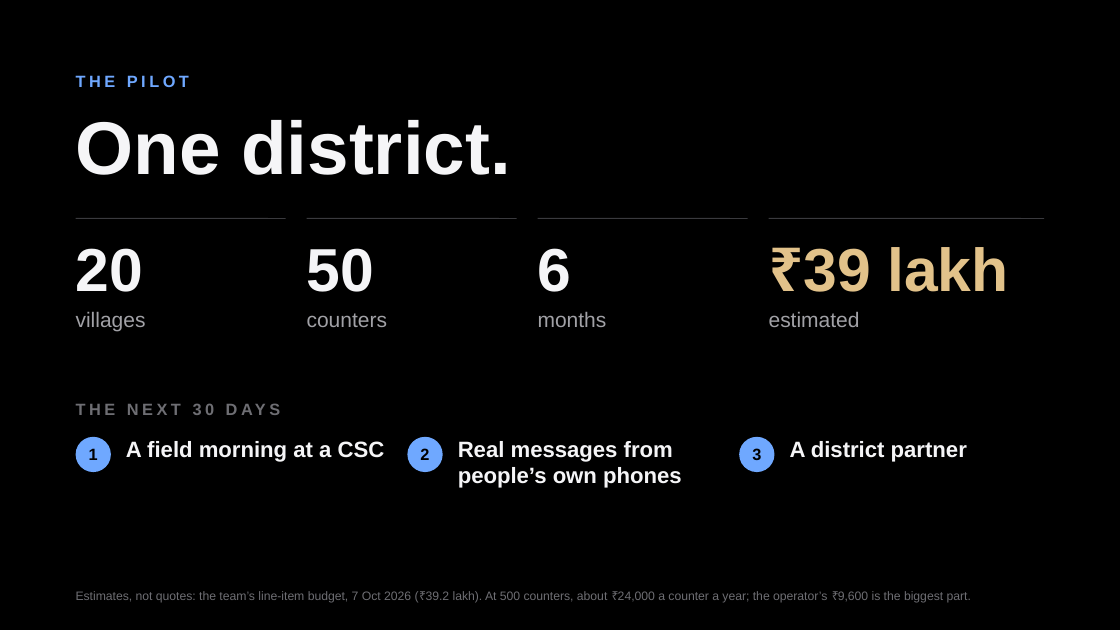
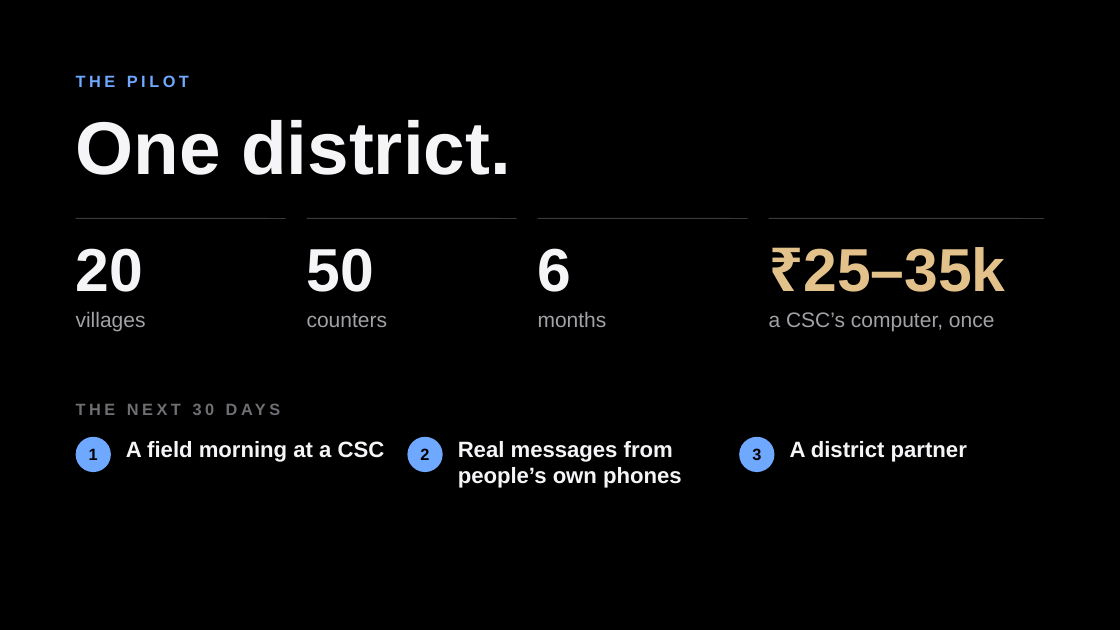
Before and after one commit to ishmiit/Sahayak, a slide deck: slide 10 of docs/deck/Sahayak_Keynote_v5.pptx. Drawn at 1120x630 pixels with LibreOffice and Linux fonts; fonts in the diff are those of the drawing. Boxes give left, top, right and bottom in pixels: in the first picture for what was removed or moved away, otherwise in the second. Text is boxed around its words. In the diff, an @@ line names an element or a change of style, - is before the commit and + after.

```diff
--- a/docs/deck/Sahayak_Keynote_v5.pptx
+++ b/docs/deck/Sahayak_Keynote_v5.pptx
@@ text at (x1=803, y1=247, x2=1005, y2=292): text changed @@
-₹39 lakh
+₹25–35k
@@ text at (x1=769, y1=312, x2=995, y2=332): text changed @@
-estimated
+a CSC’s computer, once
@@ text removed at (x1=76, y1=591, x2=971, y2=603) @@
-Estimates, not quotes: the team’s line-item budget, 7 Oct 2026 (₹39.2 lakh). At 500 counters, about ₹24,000 a counter a year; the operator’s ₹9,600 is the biggest part.
```
Also in this commit, not shown: 10 other slides changed, 3 other files.
